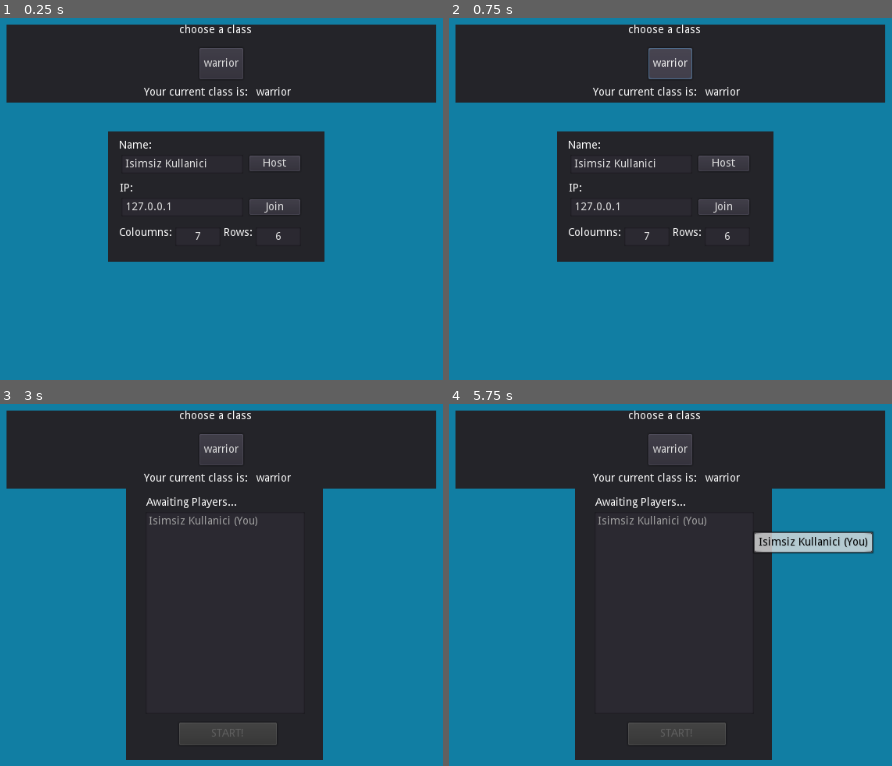
Above: before the commit, frames 1-4 (two rows, left to right).
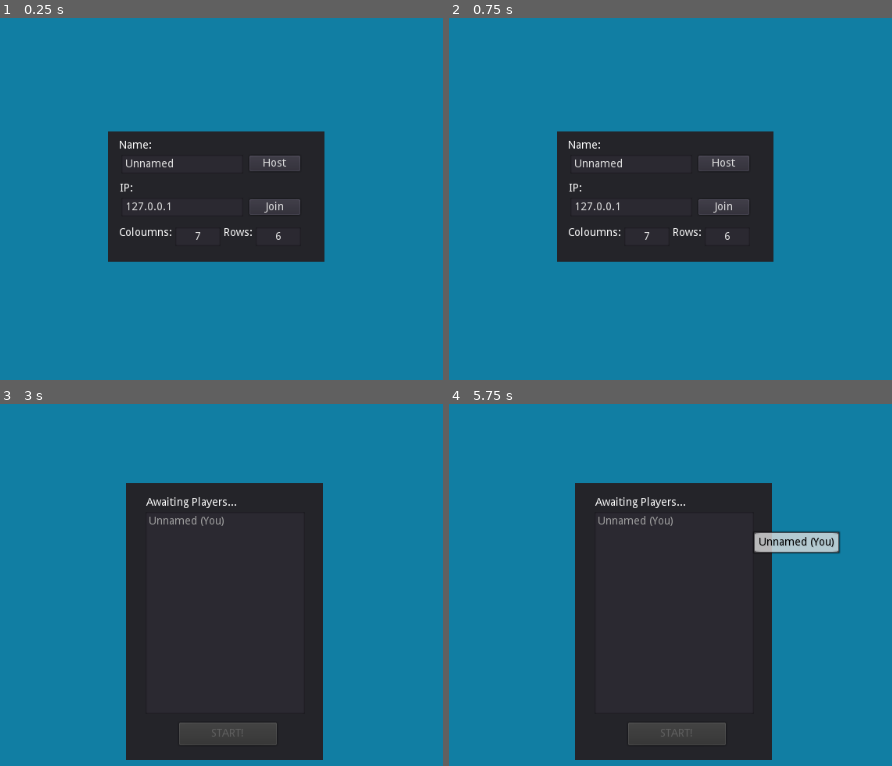
Above: after the commit, the same moments.

Repository: kybek/disconnect
Game: Godot game, scene res://src/lobby.tscn
The game is run twice, just before and just after one commit, with the same random seed, the same clock (stepped at 60 frames per second) and the same inputs. The engine's default icon, where the game draws it, is replaced by a stand-in: a white triangle on a blue panel in a dark square.
Inputs (mouse positions are in pixels of both pictures, inside the frame that each line leads up to):
- Up to frame 1 (0.25 s): no input
- Up to frame 2 (0.75 s): click (670, 65) at 0.5 s, where only the run before the commit has a clickable "warrior"
- Up to frame 3 (3 s): click (221, 451) at 1.25 s, where only the run before the commit has a clickable "warrior"; click (221, 451) at 2 s, where only the run before the commit has a clickable "warrior"; click "Host" at 2.75 s
- Up to frame 4 (5.75 s): tap Enter at 3.5, 5 s; move the mouse to (843, 606) at 3.52 s; tap Space (ui_select) at 3.77, 4.25, 4.52 s; move the mouse to (506, 653) at 4.27 s; move the mouse to (745, 527) at 5.02 s

The runs differ from the first frame. In frame 1, 21% of the frame differs, in the area x 1-99%, y 1-42%; in frame 2, 21%; in frame 3, 21%; in frame 4, 22%.

Commit message:
Changed default name and hided class selection panel

Diff:
--- a/src/lobby.tscn
+++ b/src/lobby.tscn
@@ -68,7 +68,7 @@
 margin_bottom = 54.0
 size_flags_horizontal = 2
 size_flags_vertical = 2
-text = "Isimsiz Kullanici"
+text = "Unnamed"
 
 [node name="ip_label" type="Label" parent="connect"]
 margin_left = 15.0
@@ -158,6 +158,7 @@
 size_flags_vertical = 2
 
 [node name="class_selection" type="Panel" parent="."]
+visible = false
 margin_left = 240.0
 margin_top = 20.0
 margin_right = 790.0
